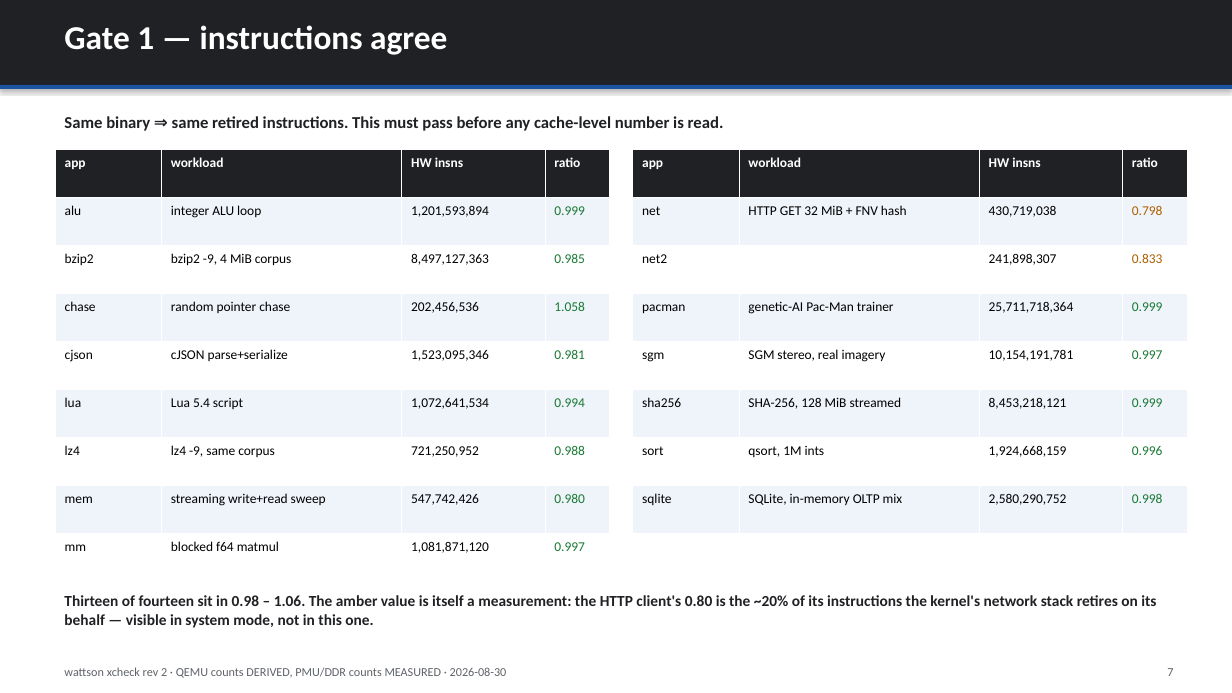
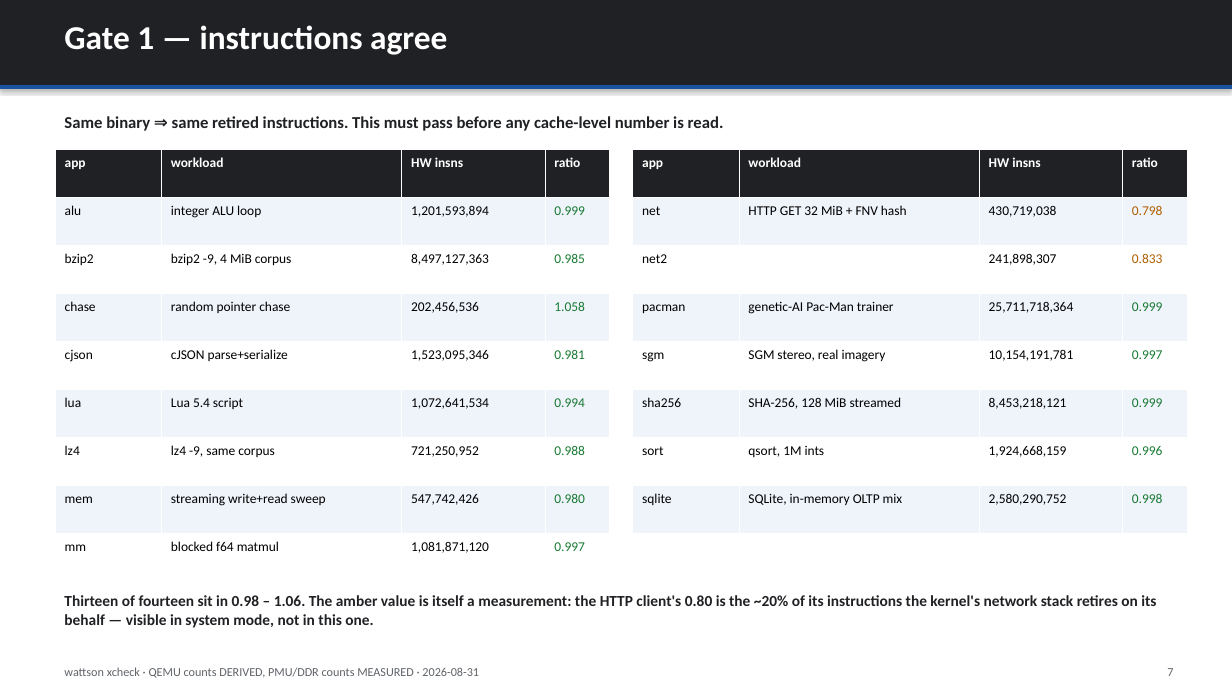
Before and after one commit to kylefoxaustin/wattson, a slide deck: slide 7 of xcheck/xcheck-correlation.pptx. Drawn at 1232x693 pixels with LibreOffice and Linux fonts; fonts in the diff are those of the drawing. Boxes give left, top, right and bottom in pixels: in the first picture for what was removed or moved away, otherwise in the second. Text is boxed around its words. In the diff, an @@ line names an element or a change of style, - is before the commit and + after.

```diff
--- a/xcheck/xcheck-correlation.pptx
+++ b/xcheck/xcheck-correlation.pptx
@@ text at [64, 667, 479, 678]: text changed @@
-wattson xcheck rev 2 · QEMU counts DERIVED, PMU/DDR counts MEASURED · 2026-08-30
+wattson xcheck · QEMU counts DERIVED, PMU/DDR counts MEASURED · 2026-08-31
```
Also in this commit, not shown: 10 other slides changed, 1 other file.
